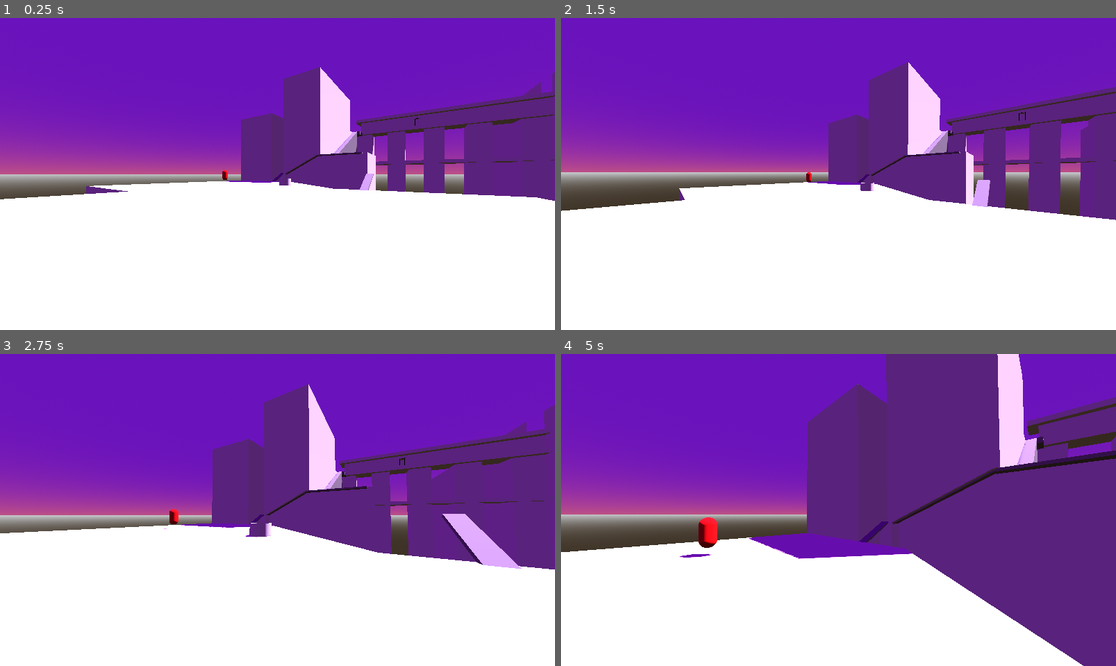
Above: before the commit, frames 1-4 (two rows, left to right).
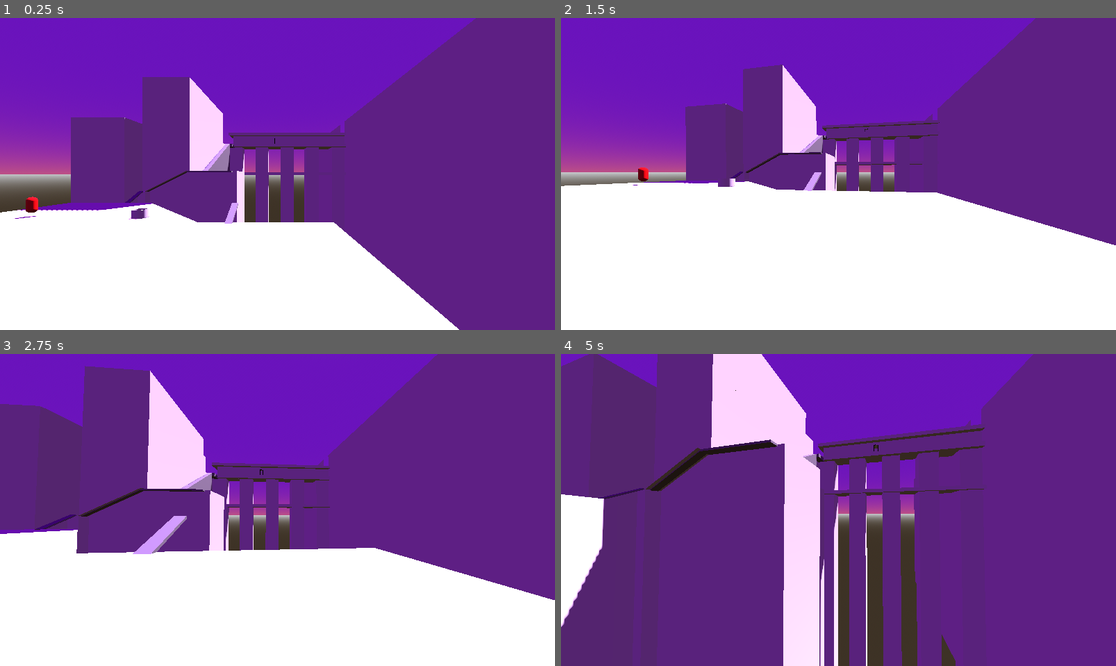
Above: after the commit, the same moments.

Repository: dughiboogie/godot-sandbox
Game: Godot game, scene res://Scenes/DarkSouls_Aqueduct.tscn
Same seed, same stepped clock (60 frames per second), same inputs: the game is played once before the commit and once after it. The project has no main scene, so this scene is started directly.
Inputs (mouse positions are in pixels of both pictures, inside the frame that each line leads up to):
- Up to frame 1 (0.25 s): no input
- Up to frame 2 (1.5 s): move the mouse to (866, 174) at 0.52 s; hold Shift (sprint) 0.53-1.28 s; hold W (forward) from 0.53 s (still down); tap Space (jump) at 0.77 s; move the mouse to (810, 174) at 1.27 s; tap Shift (sprint) at 1.35 s
- Up to frame 3 (2.75 s): keep holding W (forward); tap Space (jump) at 1.52 s; move the mouse to (288, 503) at 2.02 s; hold Shift (sprint) from 2.03 s (still down)
- Up to frame 4 (5 s): keep holding W (forward); move the mouse to (832, 516) at 2.77 s; release Shift (sprint) at 2.78 s; tap Shift (sprint) at 2.85, 4.35 s; tap Space (jump) at 3.02, 3.77, 4.52 s; move the mouse to (877, 513) at 3.52 s; hold Shift (sprint) 3.53-4.28 s; move the mouse to (794, 506) at 4.27 s

The runs differ from the first frame. In frame 1, 40% of the frame differs, in the area x 0-100%, y 0-100%; in frame 2, 24%; in frame 3, 37%; in frame 4, 71%.

Commit message:
[ghouls-n-dungeons] Added physics layers to models and entities

Diff:
--- a/01_Prototypes/ghouls-n-dungeons/Scenes/DarkSouls_Aqueduct.tscn
+++ b/01_Prototypes/ghouls-n-dungeons/Scenes/DarkSouls_Aqueduct.tscn
@@ -1,6 +1,6 @@
 [gd_scene load_steps=14 format=3 uid="uid://cids036378ug5"]
 
-[ext_resource type="Script" path="res://Scripts/Player.gd" id="1_3rnec"]
+[ext_resource type="PackedScene" uid="uid://bq4r28jv36sep" path="res://Scenes/Prefabs/player.tscn" id="1_ut346"]
 [ext_resource type="PackedScene" uid="uid://b2xtxf8hbu210" path="res://Models/Environment/240202_Dark_souls_aqueduct.gltf" id="3_82p7p"]
 [ext_resource type="PackedScene" uid="uid://cngrix4nac3ym" path="res://Scenes/Prefabs/enemy.tscn" id="3_xjk1f"]
 
@@ -19,10 +19,6 @@
 sky = SubResource("Sky_pkavx")
 ambient_light_sky_contribution = 0.5
 tonemap_mode = 2
-
-[sub_resource type="CapsuleMesh" id="CapsuleMesh_cyhp0"]
-
-[sub_resource type="CapsuleShape3D" id="CapsuleShape3D_esyaj"]
 
 [sub_resource type="StandardMaterial3D" id="StandardMaterial3D_ph1dg"]
 transparency = 1
@@ -50,22 +46,8 @@
 [node name="WorldEnvironment" type="WorldEnvironment" parent="."]
 environment = SubResource("Environment_gk65a")
 
-[node name="Player" type="CharacterBody3D" parent="."]
-transform = Transform3D(1, 0, 0, 0, 1, 0, 0, 0, 1, 18.1652, -3.81761, 40.8163)
-floor_stop_on_slope = false
-script = ExtResource("1_3rnec")
-
-[node name="MeshInstance3D" type="MeshInstance3D" parent="Player"]
-visible = false
-mesh = SubResource("CapsuleMesh_cyhp0")
-
-[node name="CollisionShape3D" type="CollisionShape3D" parent="Player"]
-shape = SubResource("CapsuleShape3D_esyaj")
-
-[node name="Head" type="Node3D" parent="Player"]
-transform = Transform3D(0.820741, 0, 0.571301, 0, 1, 0, -0.571301, 0, 0.820741, 0, 0.689695, 0)
-
-[node name="Camera3D" type="Camera3D" parent="Player/Head"]
+[node name="Player" parent="." instance=ExtResource("1_ut346")]
+transform = Transform3D(1, 0, 0, 0, 1, 0, 0, 0, 1, 19.0427, 0, 39.8165)
 
 [node name="Lighting" type="Node3D" parent="."]
 visible = false
@@ -143,4 +125,3 @@
 
 [node name="Enemy" parent="." instance=ExtResource("3_xjk1f")]
 transform = Transform3D(1, 0, 0, 0, 1, 0, 0, 0, 1, -11.8414, -3.51573, 15.2147)
-visible = true
--- a/01_Prototypes/ghouls-n-dungeons/Scenes/Prefabs/enemy.tscn
+++ b/01_Prototypes/ghouls-n-dungeons/Scenes/Prefabs/enemy.tscn
@@ -14,8 +14,8 @@
 radius = 10.0
 
 [node name="Enemy" type="CharacterBody3D"]
-transform = Transform3D(1, 0, 0, 0, 1, 0, 0, 0, 1, -12.6808, 0.976958, 12.1178)
-visible = false
+collision_layer = 4
+collision_mask = 3
 script = ExtResource("1_i6w3t")
 
 [node name="MeshInstance3D" type="MeshInstance3D" parent="."]
@@ -25,6 +25,8 @@
 shape = SubResource("CapsuleShape3D_rsglj")
 
 [node name="PlayerDetectionArea" type="Area3D" parent="."]
+collision_layer = 0
+collision_mask = 2
 
 [node name="CollisionShape3D" type="CollisionShape3D" parent="PlayerDetectionArea"]
 shape = SubResource("SphereShape3D_2egk5")
--- /dev/null
+++ b/01_Prototypes/ghouls-n-dungeons/Scenes/Prefabs/player.tscn
@@ -0,0 +1,36 @@
+[gd_scene load_steps=4 format=3 uid="uid://bq4r28jv36sep"]
+
+[ext_resource type="Script" path="res://Scripts/Player.gd" id="1_6d860"]
+
+[sub_resource type="CapsuleMesh" id="CapsuleMesh_cyhp0"]
+
+[sub_resource type="CapsuleShape3D" id="CapsuleShape3D_esyaj"]
+
+[node name="Player" type="CharacterBody3D"]
+collision_layer = 2
+collision_mask = 5
+floor_stop_on_slope = false
+script = ExtResource("1_6d860")
+
+[node name="MeshInstance3D" type="MeshInstance3D" parent="."]
+mesh = SubResource("CapsuleMesh_cyhp0")
+
+[node name="CollisionShape3D" type="CollisionShape3D" parent="."]
+shape = SubResource("CapsuleShape3D_esyaj")
+
+[node name="Head" type="Node3D" parent="."]
+transform = Transform3D(1, 0, 0, 0, 1, 0, 0, 0, 1, 0, 0.7, 0)
+
+[node name="Camera3D" type="Camera3D" parent="Head"]
+
+[node name="WallDetectionRayCast3D" type="RayCast3D" parent="Head"]
+transform = Transform3D(-4.37114e-08, 0, 1, 0, 1, 0, -1, 0, -4.37114e-08, 0, -1, 0)
+target_position = Vector3(0.7, 0, 0)
+debug_shape_custom_color = Color(1, 1, 0, 1)
+debug_shape_thickness = 5
+
+[node name="StepDetectionRayCast3D" type="RayCast3D" parent="Head"]
+transform = Transform3D(-4.37114e-08, 0, 1, 0, 1, 0, -1, 0, -4.37114e-08, 0, -1.5, 0)
+target_position = Vector3(0.6, 0, 0)
+debug_shape_custom_color = Color(1, 1, 0, 1)
+debug_shape_thickness = 5
--- a/01_Prototypes/ghouls-n-dungeons/project.godot
+++ b/01_Prototypes/ghouls-n-dungeons/project.godot
@@ -52,6 +52,12 @@
 ]
 }
 
+[layer_names]
+
+3d_physics/layer_1="Ground"
+3d_physics/layer_2="Player"
+3d_physics/layer_3="Enemies"
+
 [rendering]
 
 renderer/rendering_method="gl_compatibility"
Not shown, changed: 01_Prototypes/ghouls-n-dungeons/Models/Environment/240202_Dark_souls_aqueduct.gltf.import
